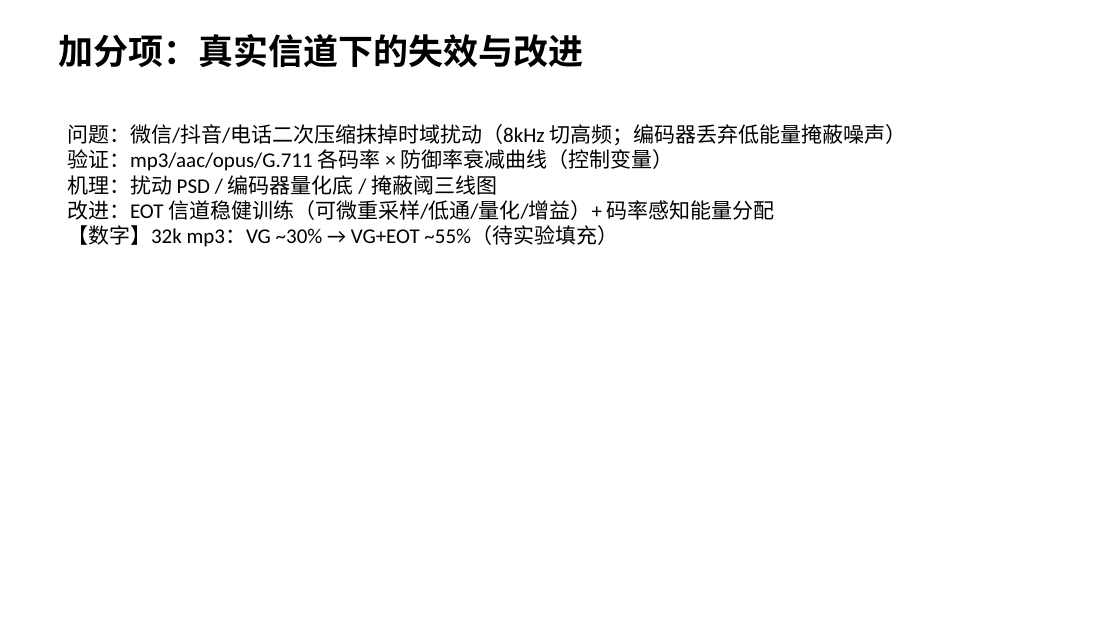
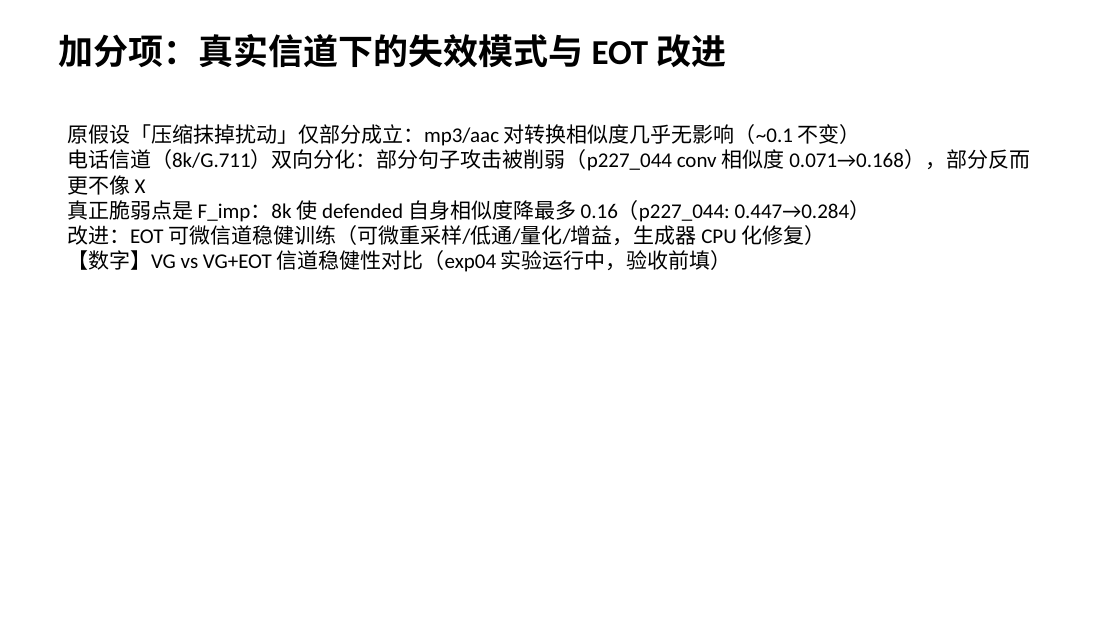
Before and after one commit to Abyss-sword/Voice-Guard, a slide deck: slide 6 of docs/验收PPT_草稿.pptx. Drawn at 1120x630 pixels with LibreOffice and Linux fonts; fonts in the diff are those of the drawing. Boxes give left, top, right and bottom in pixels: in the first picture for what was removed or moved away, otherwise in the second. Text is boxed around its words. In the diff, an @@ line names an element or a change of style, - is before the commit and + after.

Commit message:
PPT 数据填充（ε曲线+信道分析）

```diff
--- a/docs/验收PPT_草稿.pptx
+++ b/docs/验收PPT_草稿.pptx
@@ text at (59, 34, 726, 68): text changed @@
-加分项：真实信道下的失效与改进
+加分项：真实信道下的失效模式与 EOT 改进
@@ text at (67, 124, 1030, 272): text changed @@
-问题：微信/抖音/电话二次压缩抹掉时域扰动（8kHz 切高频；编码器丢弃低能量掩蔽噪声）
-验证：mp3/aac/opus/G.711 各码率 × 防御率衰减曲线（控制变量）
-机理：扰动 PSD / 编码器量化底 / 掩蔽阈三线图
-改进：EOT 信道稳健训练（可微重采样/低通/量化/增益）+ 码率感知能量分配
-【数字】32k mp3：VG ~30% → VG+EOT ~55%（待实验填充）
+原假设「压缩抹掉扰动」仅部分成立：mp3/aac 对转换相似度几乎无影响（~0.1 不变）
+电话信道（8k/G.711）双向分化：部分句子攻击被削弱（p227_044 conv 相似度 0.071→0.168），部分反而更不像 X
+真正脆弱点是 F_imp：8k 使 defended 自身相似度降最多 0.16（p227_044: 0.447→0.284）
+改进：EOT 可微信道稳健训练（可微重采样/低通/量化/增益，生成器 CPU 化修复）
+【数字】VG vs VG+EOT 信道稳健性对比（exp04 实验运行中，验收前填）
```
Also in this commit, not shown: 1 other slide changed, 1 other file.
